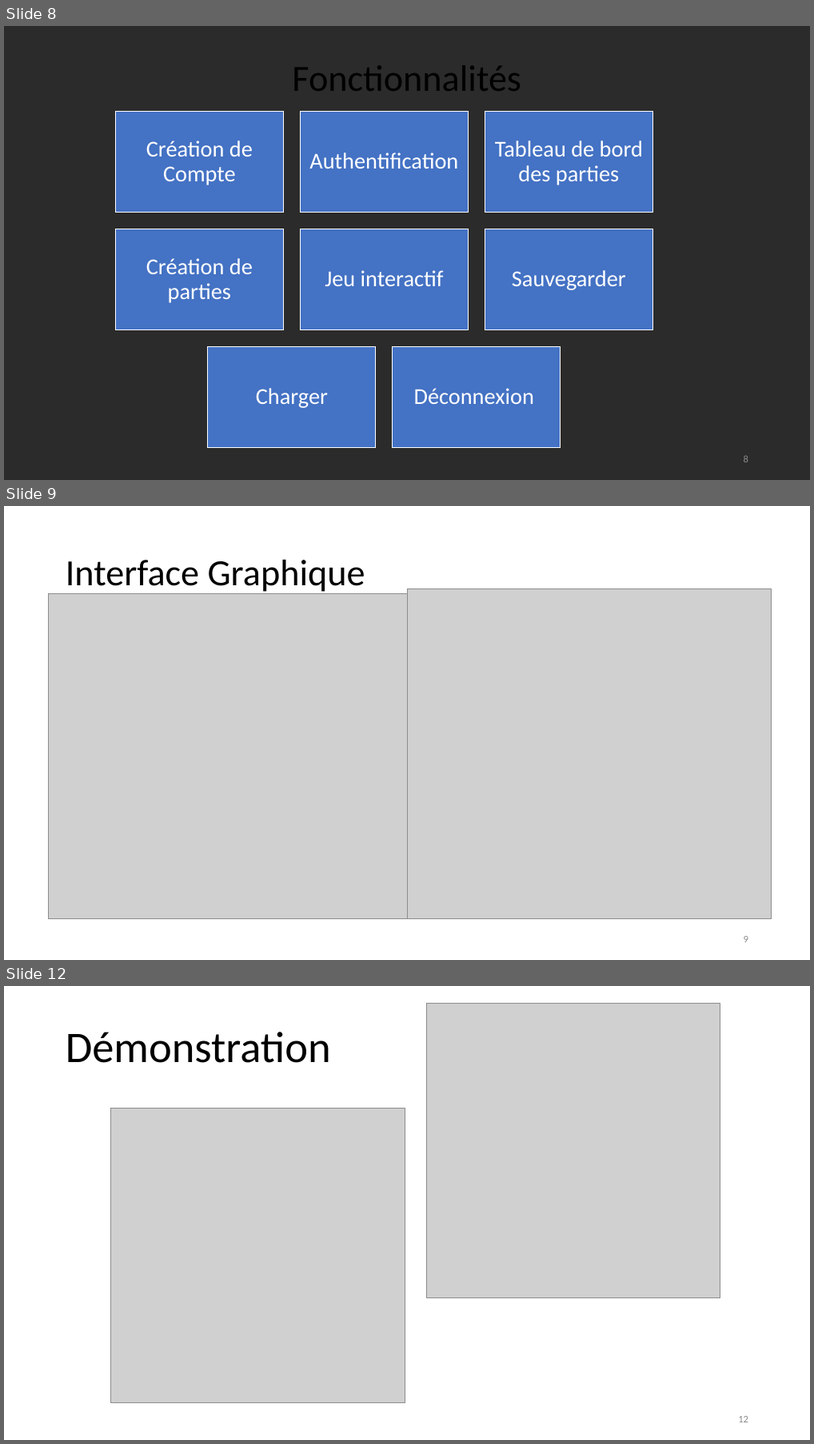
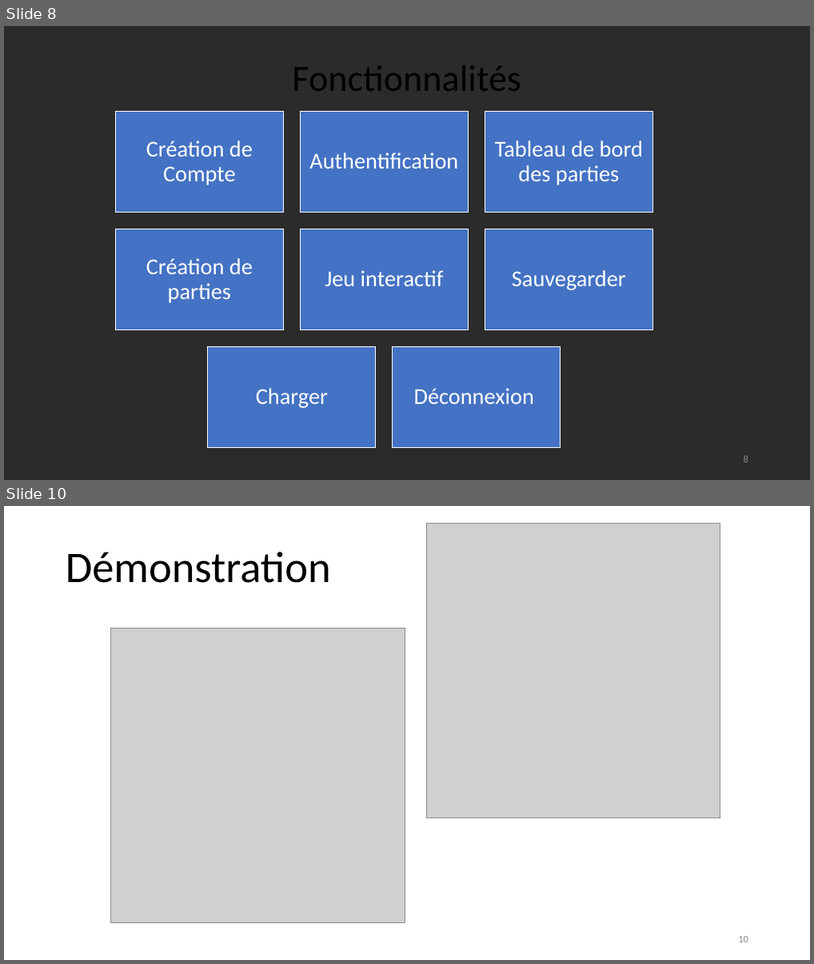
Before and after one commit to JohnPMendy/ProjetVoyage, a slide deck: SoutenanceProjetFinal.pptx. Shown one above the other, each under a label of ours: slides 8, 9 and 12 before the commit, slides 8 and 10 after it; the slides between them are not shown. The pictures are 814x1444 and 814x964 pixels, drawn with LibreOffice and Linux fonts; fonts in the diff are those of the drawing; grey boxes stand for pictures; background and template pictures are left out; a plain dark background stands for a picture behind light text. Boxes give left, top, right and bottom in pixels: in the first picture for what was removed or moved away, otherwise in the second. Text is boxed around its words. In the diff, an @@ line names an element or a change of style, - is before the commit and + after.

```diff
--- a/SoutenanceProjetFinal.pptx
+++ b/SoutenanceProjetFinal.pptx
@@ slide 9 removed at (4, 506, 810, 960), background picture (left out) @@
@@ title removed at (66, 560, 366, 595) @@
-Interface Graphique
@@ picture removed at (49, 594, 407, 918) @@
@@ picture removed at (407, 588, 772, 918) @@
@@ page number removed at (744, 936, 749, 942) @@
-9
@@ what was slide 12 is now slide 10 @@
@@ page number at (738, 936, 749, 942): text changed @@
-12
+10
```
Also in this commit, not shown: 2 slides changed, 1 slide added, 2 other slides removed.
